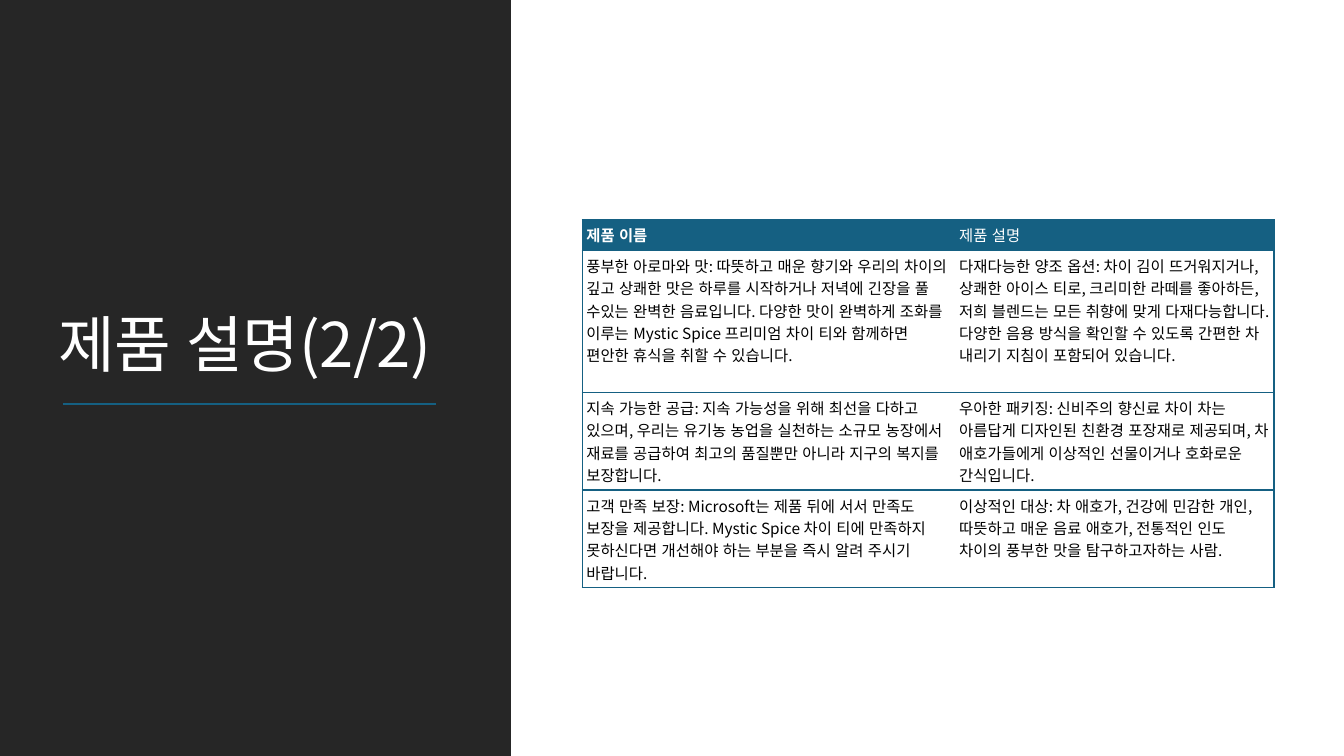
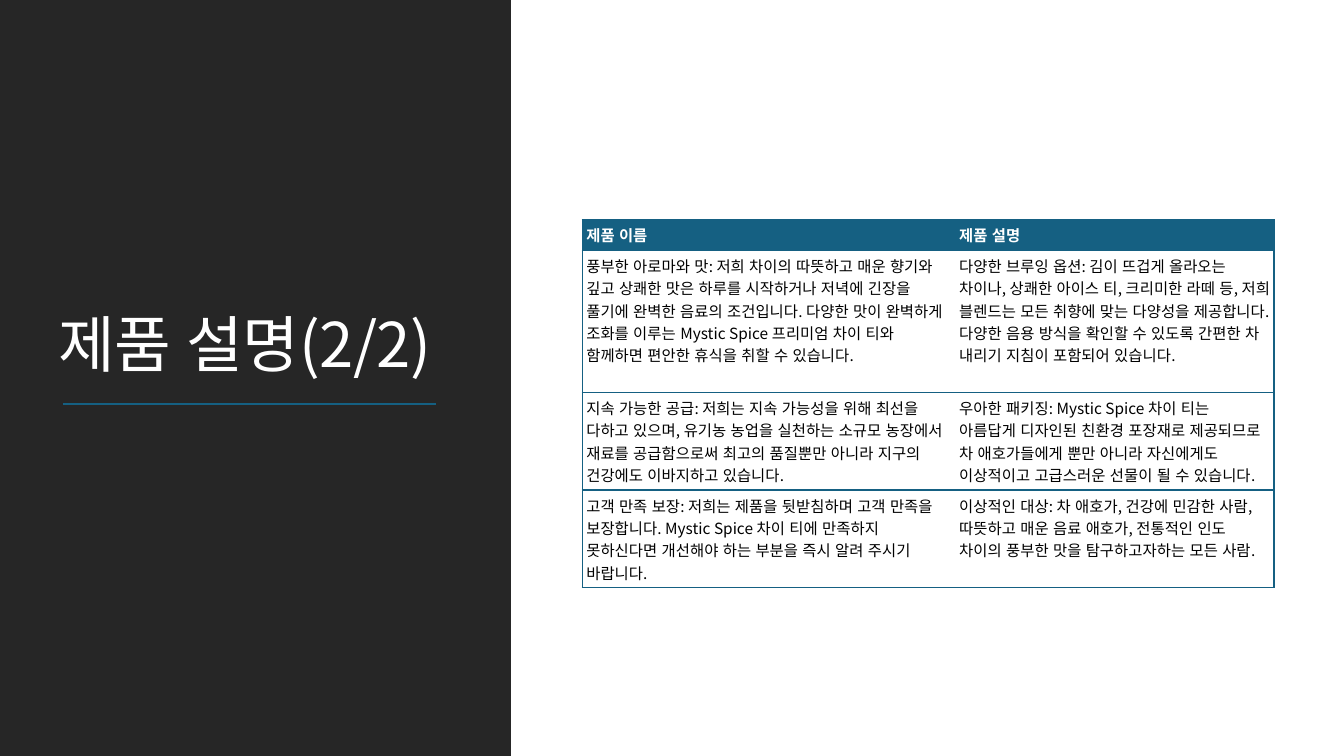
Before and after one commit to MicrosoftLearning/MS-4004-Empower-workforce-copilot-use-cases.ko-kr, a slide deck: slide 6 of ResourceFiles/Mystic Spice Premium Chai Market Analysis Presentation.pptx. Drawn at 1344x756 pixels with LibreOffice and Linux fonts; fonts in the diff are those of the drawing. Boxes give left, top, right and bottom in pixels: in the first picture for what was removed or moved away, otherwise in the second. Text is boxed around its words. In the diff, an @@ line names an element or a change of style, - is before the commit and + after.

```diff
--- a/ResourceFiles/Mystic Spice Premium Chai Market Analysis Presentation.pptx
+++ b/ResourceFiles/Mystic Spice Premium Chai Market Analysis Presentation.pptx
@@ table at box(583, 220, 1274, 585) @@
-row 2, column 1: 풍부한 아로마와 맛: 따뜻하고 매운 향기와 우리의 차이의 깊고 상쾌한 맛은 하루를 시작하거나 저녁에 긴장을 풀 수있는 완벽한 음료입니다. 다양한 맛이 완벽하게 조화를 이루는 Mystic Spice 프리미엄 차이 티와 함께하면 편안한 휴식을 취할 수 있습니다.
+row 2, column 1: 풍부한 아로마와 맛: 저희 차이의 따뜻하고 매운 향기와 깊고 상쾌한 맛은 하루를 시작하거나 저녁에 긴장을 풀기에 완벽한 음료의 조건입니다. 다양한 맛이 완벽하게 조화를 이루는 Mystic Spice 프리미엄 차이 티와 함께하면 편안한 휴식을 취할 수 있습니다.
-row 2, column 2: 다재다능한 양조 옵션: 차이 김이 뜨거워지거나, 상쾌한 아이스 티로, 크리미한 라떼를 좋아하든, 저희 블렌드는 모든 취향에 맞게 다재다능합니다. 다양한 음용 방식을 확인할 수 있도록 간편한 차 내리기 지침이 포함되어 있습니다.
+row 2, column 2: 다양한 브루잉 옵션: 김이 뜨겁게 올라오는 차이나, 상쾌한 아이스 티, 크리미한 라떼 등, 저희 블렌드는 모든 취향에 맞는 다양성을 제공합니다. 다양한 음용 방식을 확인할 수 있도록 간편한 차 내리기 지침이 포함되어 있습니다.
-row 3, column 1: 지속 가능한 공급: 지속 가능성을 위해 최선을 다하고 있으며, 우리는 유기농 농업을 실천하는 소규모 농장에서 재료를 공급하여 최고의 품질뿐만 아니라 지구의 복지를 보장합니다.
+row 3, column 1: 지속 가능한 공급: 저희는 지속 가능성을 위해 최선을 다하고 있으며, 유기농 농업을 실천하는 소규모 농장에서 재료를 공급함으로써 최고의 품질뿐만 아니라 지구의 건강에도 이바지하고 있습니다.
-row 3, column 2: 우아한 패키징: 신비주의 향신료 차이 차는 아름답게 디자인된 친환경 포장재로 제공되며, 차 애호가들에게 이상적인 선물이거나 호화로운 간식입니다.
+row 3, column 2: 우아한 패키징: Mystic Spice 차이 티는 아름답게 디자인된 친환경 포장재로 제공되므로 차 애호가들에게 뿐만 아니라 자신에게도 이상적이고 고급스러운 선물이 될 수 있습니다.
-row 4, column 1: 고객 만족 보장: Microsoft는 제품 뒤에 서서 만족도 보장을 제공합니다. Mystic Spice 차이 티에 만족하지 못하신다면 개선해야 하는 부분을 즉시 알려 주시기 바랍니다.
+row 4, column 1: 고객 만족 보장: 저희는 제품을 뒷받침하며 고객 만족을 보장합니다. Mystic Spice 차이 티에 만족하지 못하신다면 개선해야 하는 부분을 즉시 알려 주시기 바랍니다.
-row 4, column 2: 이상적인 대상: 차 애호가, 건강에 민감한 개인, 따뜻하고 매운 음료 애호가, 전통적인 인도 차이의 풍부한 맛을 탐구하고자하는 사람.
+row 4, column 2: 이상적인 대상: 차 애호가, 건강에 민감한 사람, 따뜻하고 매운 음료 애호가, 전통적인 인도 차이의 풍부한 맛을 탐구하고자하는 모든 사람.
@@ bold on in "제품 설명" @@
```
Also in this commit, not shown: 5 other slides changed, 24 other files.
